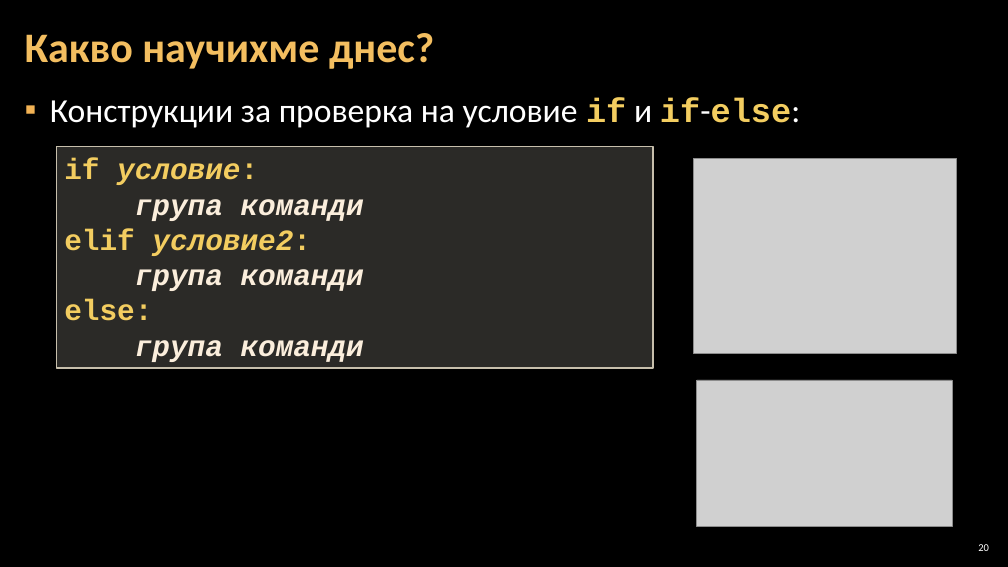
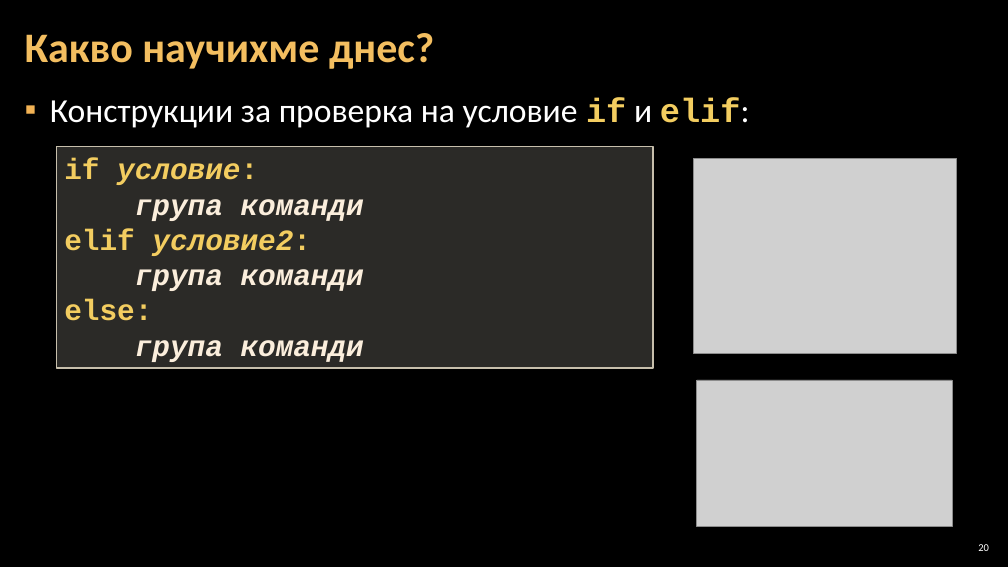
Before and after one commit to Software-University/Python-Basics, a slide deck: slide 20 of 3. Simple-Conditions/3. Simple-Conditions.pptx. Drawn at 1008x567 pixels with LibreOffice and Linux fonts; fonts in the diff are those of the drawing; grey boxes stand for pictures; background and template pictures are left out. Boxes give left, top, right and bottom in pixels: in the first picture for what was removed or moved away, otherwise in the second. Text is boxed around its words. In the diff, an @@ line names an element or a change of style, - is before the commit and + after.

```diff
--- a/3. Simple-Conditions/3. Simple-Conditions.pptx
+++ b/3. Simple-Conditions/3. Simple-Conditions.pptx
@@ text at [50, 97, 750, 128]: text changed @@
-▪ Конструкции за проверка на условие if и if-else:
+▪ Конструкции за проверка на условие if и elif:
```
Also in this commit, not shown: 3 other slides changed, 5 other files.
